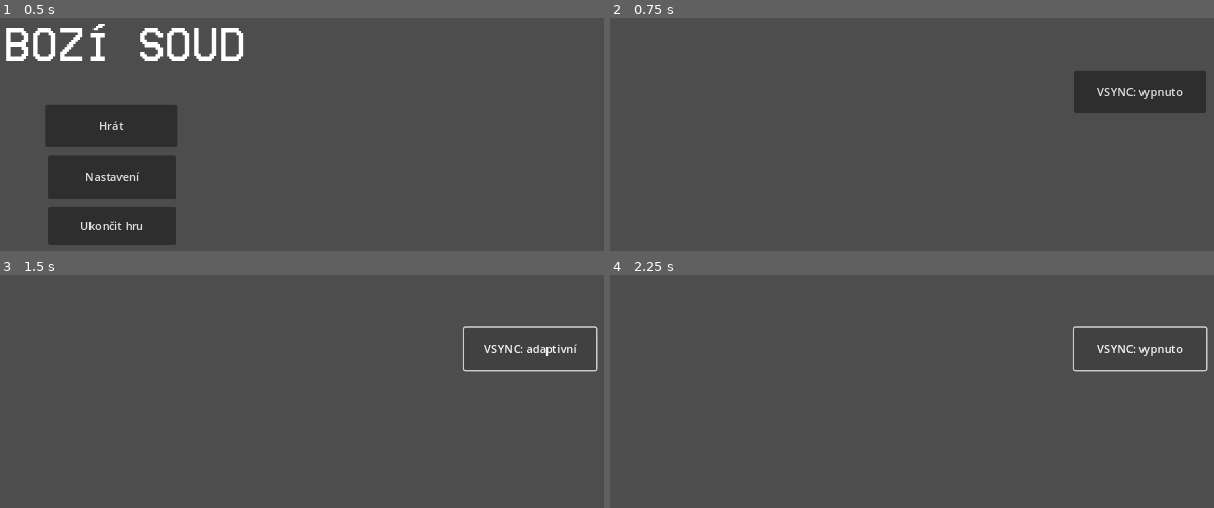
Above: before the commit, frames 1-4 (two rows, left to right).
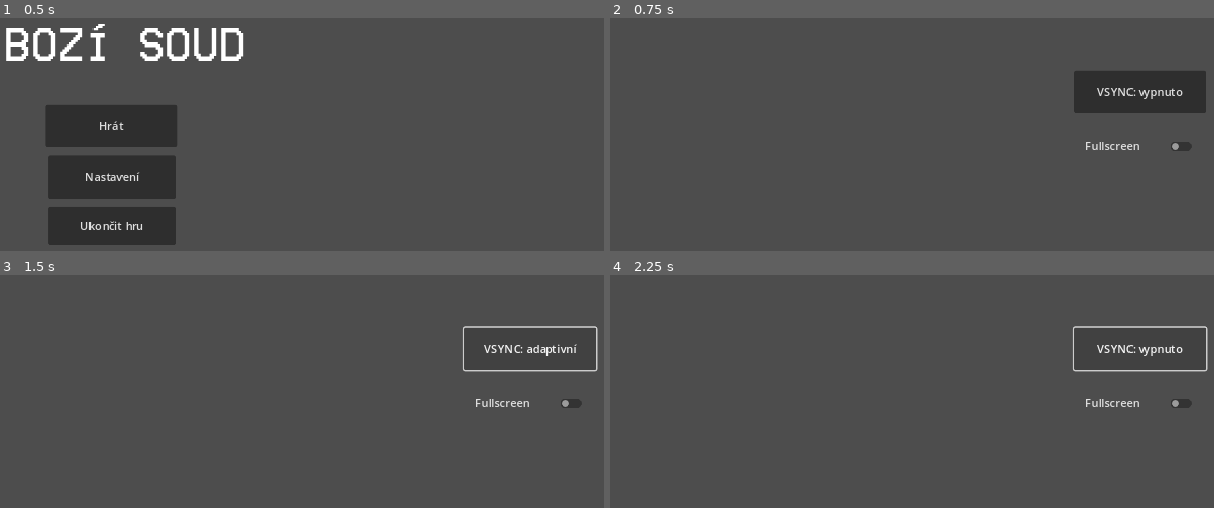
Above: after the commit, the same moments.

Repository: tomkoid/bozi-soud
Game: Godot game, scene res://scenes/menu.tscn
The game is run twice, just before and just after one commit, with the same random seed, the same clock (stepped at 60 frames per second) and the same inputs.
Inputs:
- Up to frame 1 (0.5 s): no input
- Up to frame 2 (0.75 s): click "Nastavení" at 0.5 s
- Up to frame 3 (1.5 s): click "VSYNC: vypnuto" at 1.25 s
- Up to frame 4 (2.25 s): click "VSYNC: adaptivní" at 2 s

Frame 1 is identical in both runs. In frame 2, 0.3% of the frame differs, in the area x 78-97%, y 53-58%; in frame 3, 0.3%; in frame 4, 0.3%.

Commit message:
added fullscreen toggle

Diff:
--- a/scenes/settings.gd
+++ b/scenes/settings.gd
@@ -30,3 +30,10 @@
 	$VsyncButton.text = check_vsync_mode(vsync_index)
 	DisplayServer.window_set_vsync_mode(vsync_index)
 	pass # Replace with function body.
+
+
+func _on_check_button_toggled(toggled_on):
+	if toggled_on == true:
+		DisplayServer.window_set_mode(DisplayServer.WINDOW_MODE_FULLSCREEN)
+	else:
+		DisplayServer.window_set_mode(DisplayServer.WINDOW_MODE_WINDOWED)
--- a/scenes/settings.tscn
+++ b/scenes/settings.tscn
@@ -18,4 +18,13 @@
 offset_bottom = 206.0
 text = "VSYNC: disabled"
 
+[node name="CheckButton" type="CheckButton" parent="."]
+layout_mode = 0
+offset_left = 771.0
+offset_top = 238.0
+offset_right = 938.0
+offset_bottom = 269.0
+text = "Fullscreen"
+
 [connection signal="pressed" from="VsyncButton" to="." method="_on_vsync_button_pressed"]
+[connection signal="toggled" from="CheckButton" to="." method="_on_check_button_toggled"]
